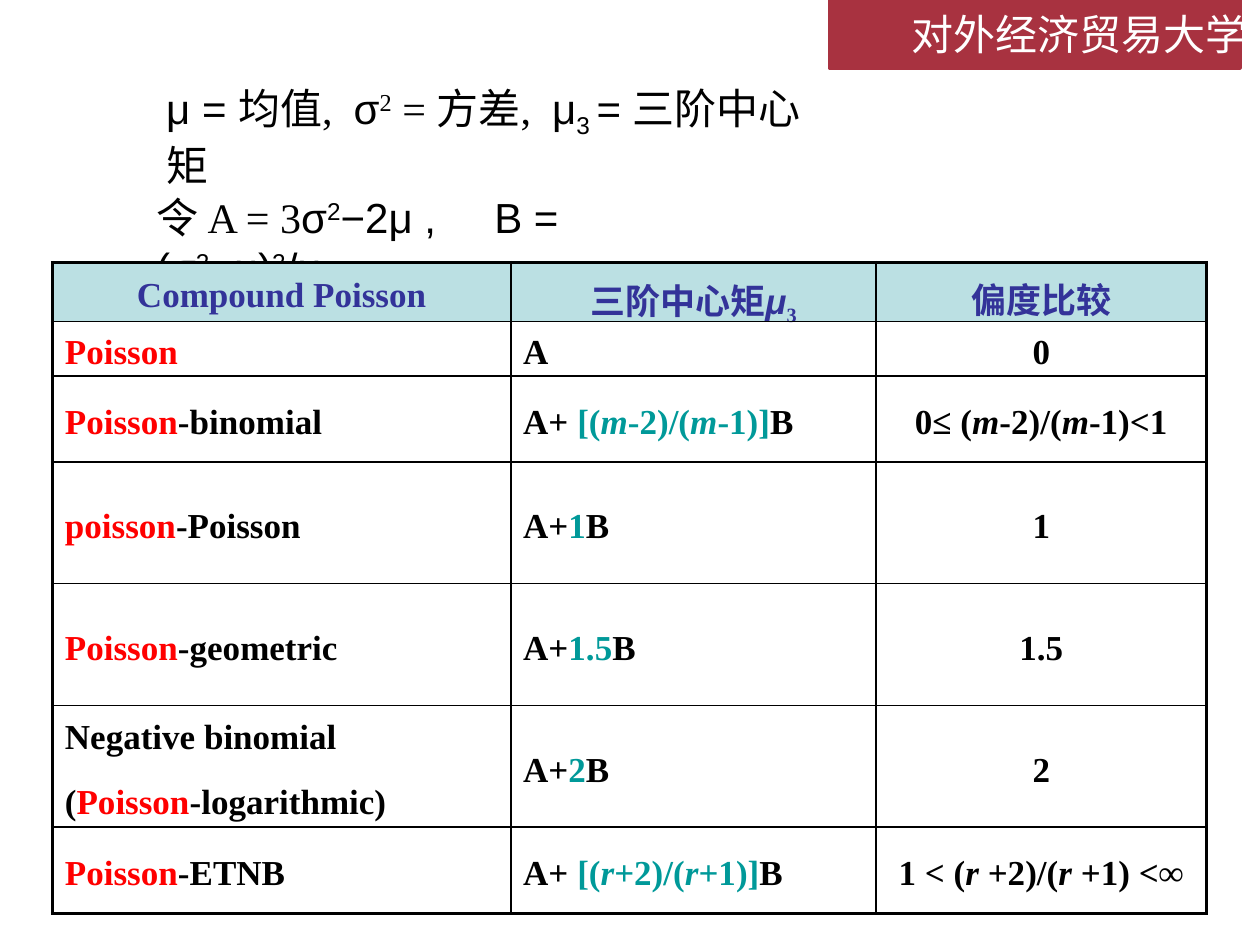
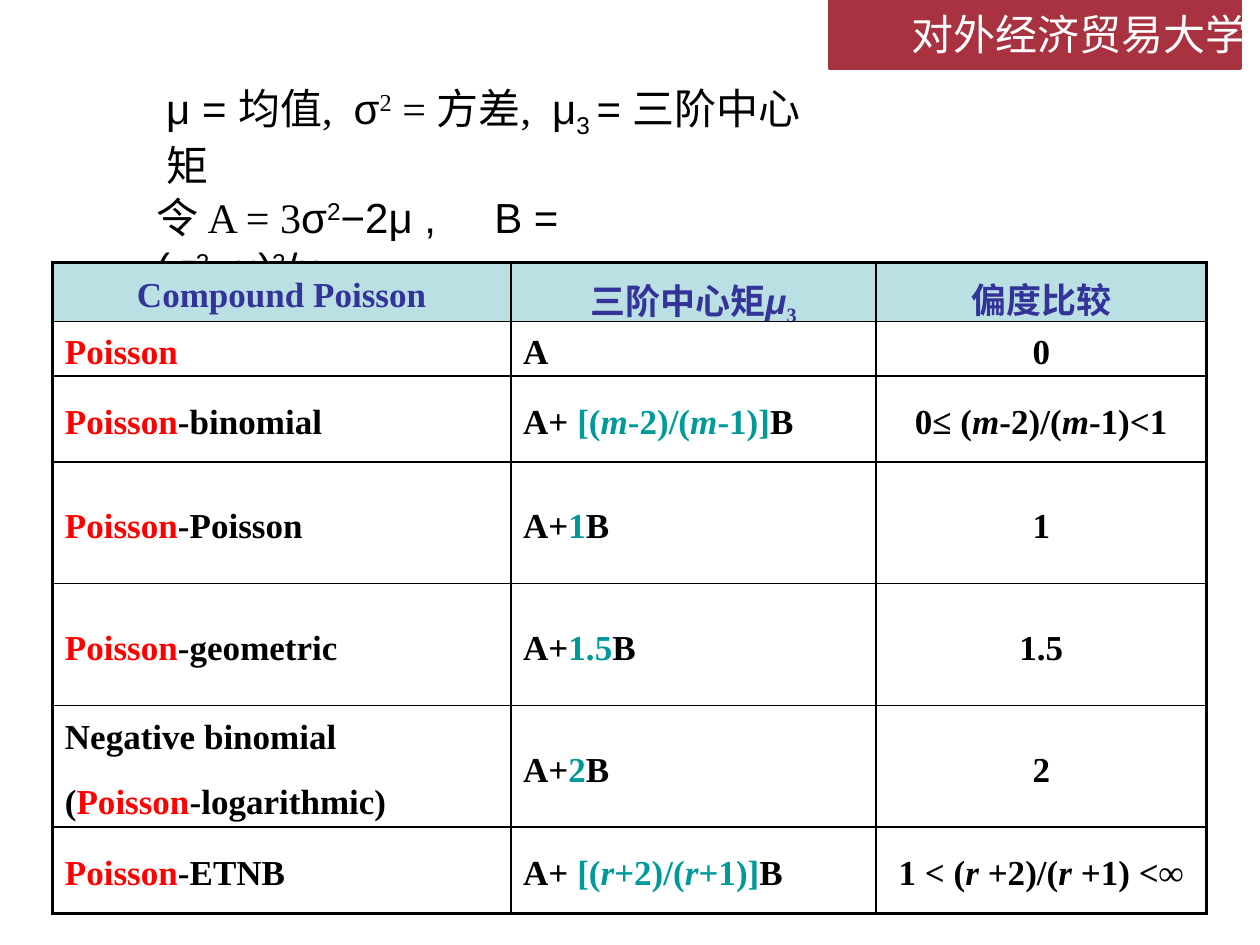
Before and after one commit to lizhengxiao/Non-life-Insurance-Actuarial-Science, a slide deck: slide 78 of Lectures/Week 4 - 损失次数模型.pptx (slide 71 before the commit). Drawn at 1260x945 pixels with LibreOffice and Linux fonts; fonts in the diff are those of the drawing; background and template pictures are left out. Boxes give left, top, right and bottom in pixels: in the first picture for what was removed or moved away, otherwise in the second. Text is boxed around its words. In the diff, an @@ line names an element or a change of style, - is before the commit and + after.

```diff
--- a/Lectures/Week 4 - 损失次数模型.pptx
+++ b/Lectures/Week 4 - 损失次数模型.pptx
@@ table at box(53, 262, 1207, 914) @@
-row 4, column 1: poisson-Poisson
+row 4, column 1: Poisson-Poisson
```
Also in this commit, not shown: 8 other slides changed, 14 slides added, 2 slides removed.
